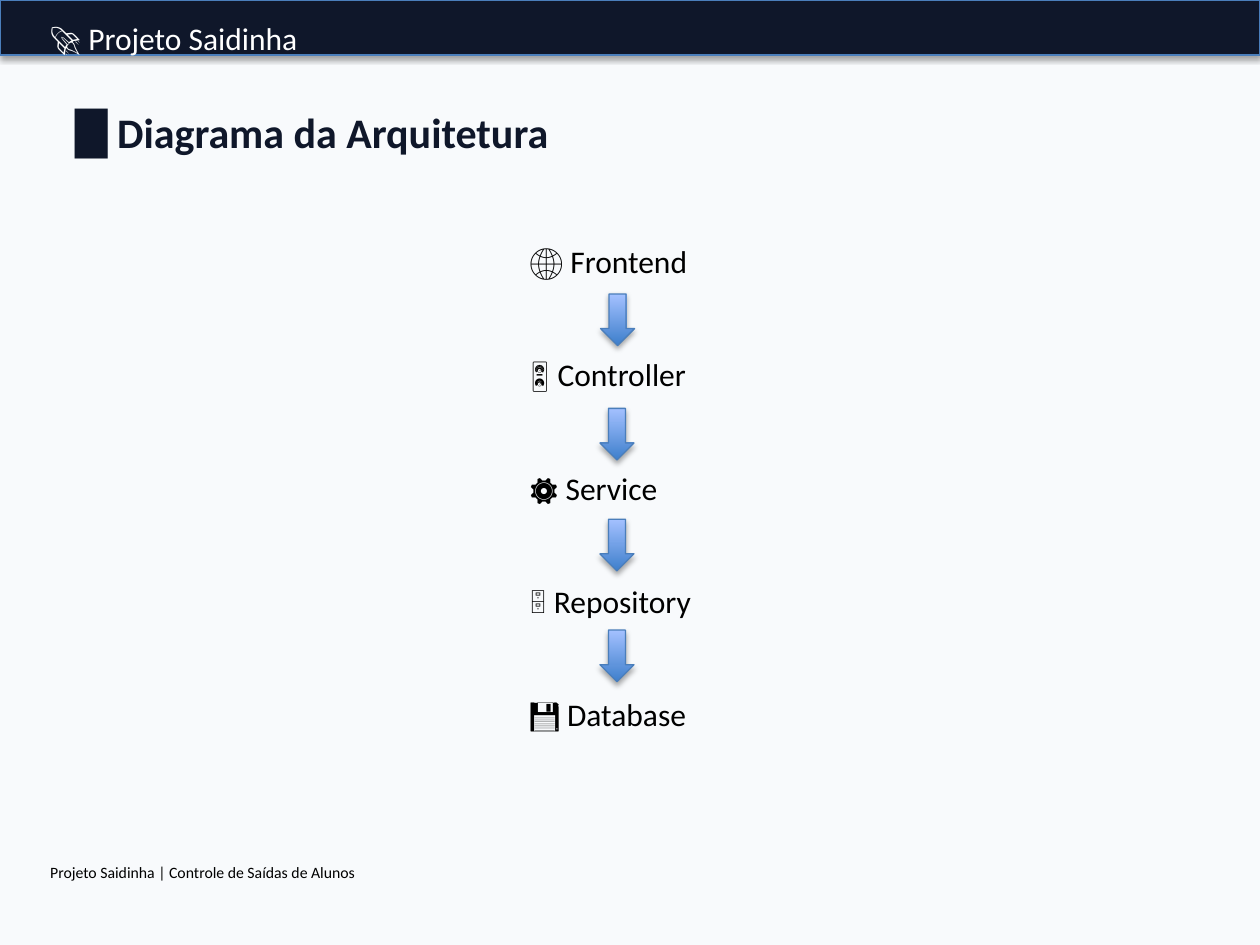
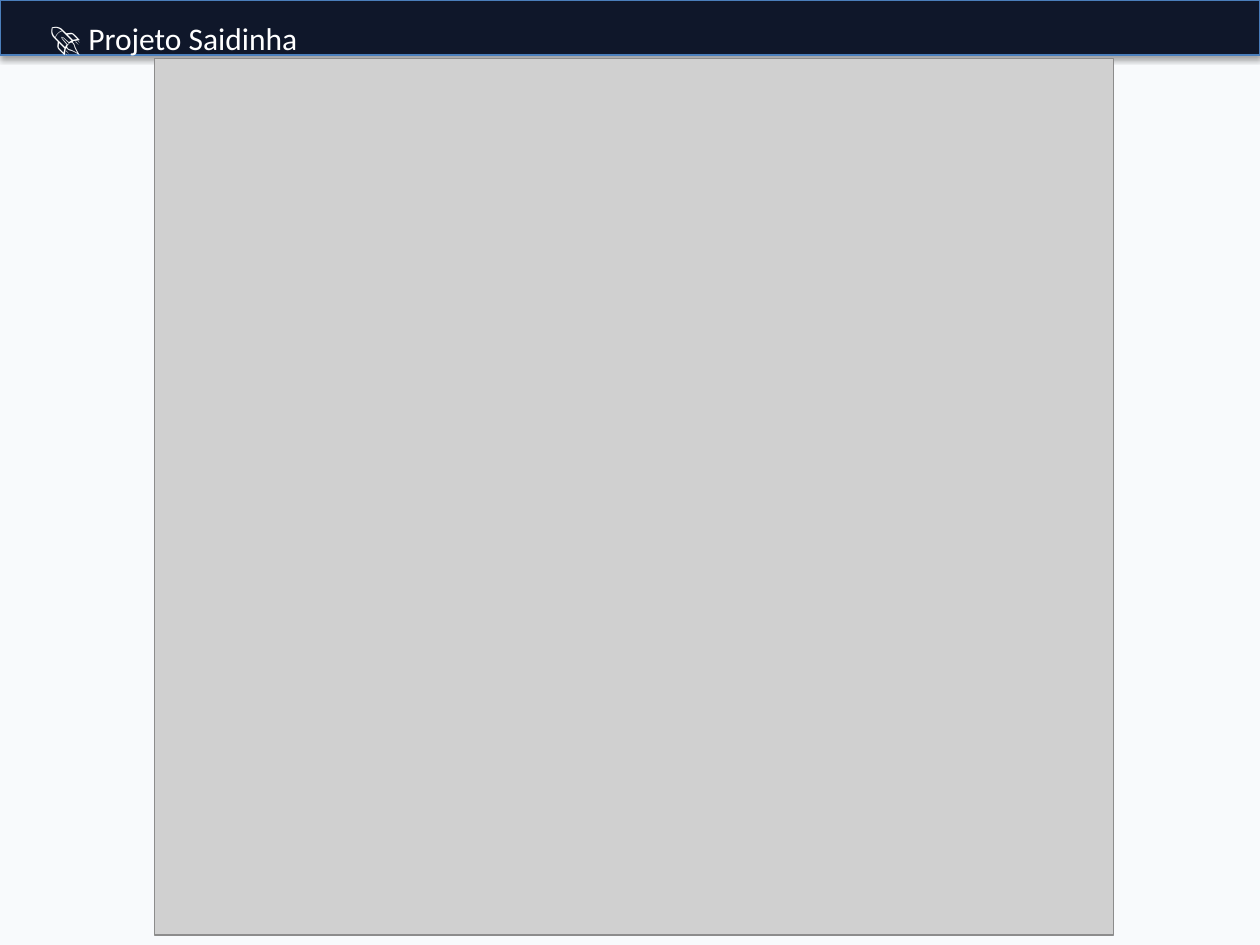
Before and after one commit to HenriAlex/saidinha, a slide deck: slide 5 of ppt/Saidinha_Apresentacao.pptx. Drawn at 1260x945 pixels with LibreOffice and Linux fonts; fonts in the diff are those of the drawing; grey boxes stand for pictures. Boxes give left, top, right and bottom in pixels: in the first picture for what was removed or moved away, otherwise in the second. Text is boxed around its words. In the diff, an @@ line names an element or a change of style, - is before the commit and + after.

Commit message:
Feat: Implementar Retorno Manual e Lançamento de Faltas
RETORNO MANUAL:
- Adicionar flag 'retorno_manual' na tabela retorno
- Permitir registrar retorno com data/hora customizada
- Campo 'data_retorno_customizada' no schema para datas personalizadas
- Interface frontend com botão "Retorno Manual" mostrando modal de data/hora

LANÇAMENTO DE FALTAS:
- Nova tabela 'falta' com campos: id_falta, id_usuario, data_falta,
  motivo, observacoes
- Model, Schema, Repository, Service e Controller completos
- Interface frontend completa com:
  * Formulário de registro de faltas
  * Grid de listagem de faltas
  * Filtro por nome/RA
  * Botões de detalhes, editar e excluir (apenas admin)
  * Modal para edição de faltas
  * Modal para visualização de detalhes
- Menu no frontend com acesso à tela de Faltas
- Integração com sistema de permissões
- Código educativo e comentado para alunos iniciantes

ALTERAÇÕES:
- Atualizado database/criar_banco.py
- Atualizado models/retorno.py
- Atualizado schemas/retorno_schema.py
- Atualizado repositories/retorno_repository.py
- Atualizado services/retorno_service.py
- Atualizado controllers/retorno_controller.py
- Atualizado frontend/js/retorno.js
- Atualizado frontend/index.html
- Atualizado frontend/js/script.js
- Atualizado main.py
- Atualizado utils/permissoes.py

NOVOS ARQUIVOS:
- models/falta.py
- schemas/falta_schema.py
- repositories/falta_repository.py
- services/falta_service.py
- controllers/falta_controller.py
- frontend/js/faltas.js

Todas as funcionalidades seguem o padrão de arquitetura
do projeto (Model-Repository-Service-Controller).

```diff
--- a/ppt/Saidinha_Apresentacao.pptx
+++ b/ppt/Saidinha_Apresentacao.pptx
@@ picture added at [155, 58, 1114, 935] @@
@@ text removed at [117, 118, 548, 155] @@
-█ Diagrama da Arquitetura
@@ text removed at [554, 251, 691, 727] @@
-🌐 Frontend
-🎛 Controller
-⚙ Service
-🗄 Repository
-💾 Database
@@ down arrow removed at [601, 294, 635, 345] @@
@@ down arrow removed at [600, 408, 634, 460] @@
@@ down arrow removed at [600, 519, 634, 571] @@
@@ down arrow removed at [600, 630, 634, 682] @@
@@ text removed at [50, 867, 355, 881] @@
-Projeto Saidinha | Controle de Saídas de Alunos
```
Also in this commit, not shown: 2 other slides changed, 21 other files.
